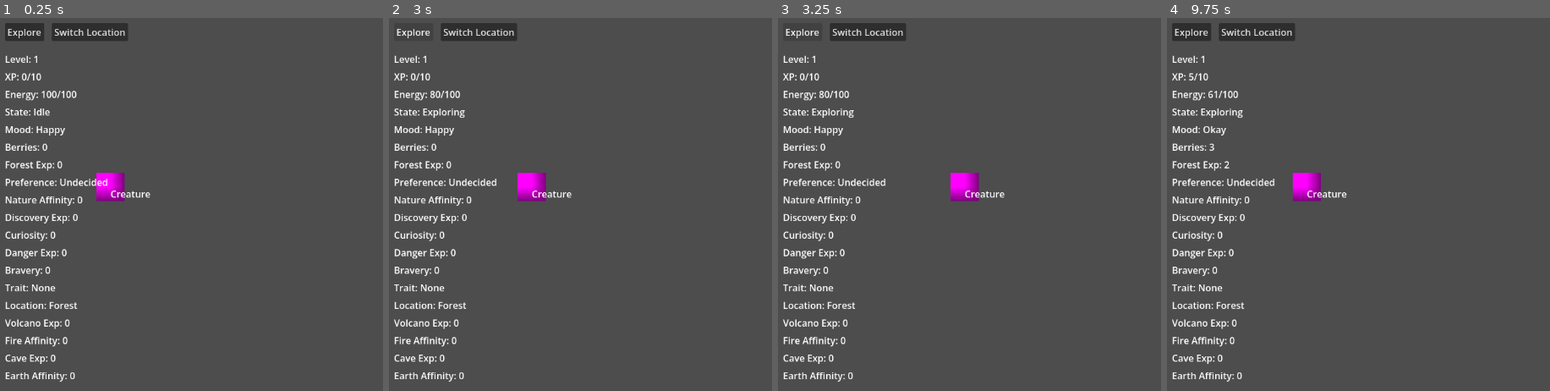
Above: before the commit, frames 1-4 (left to right).
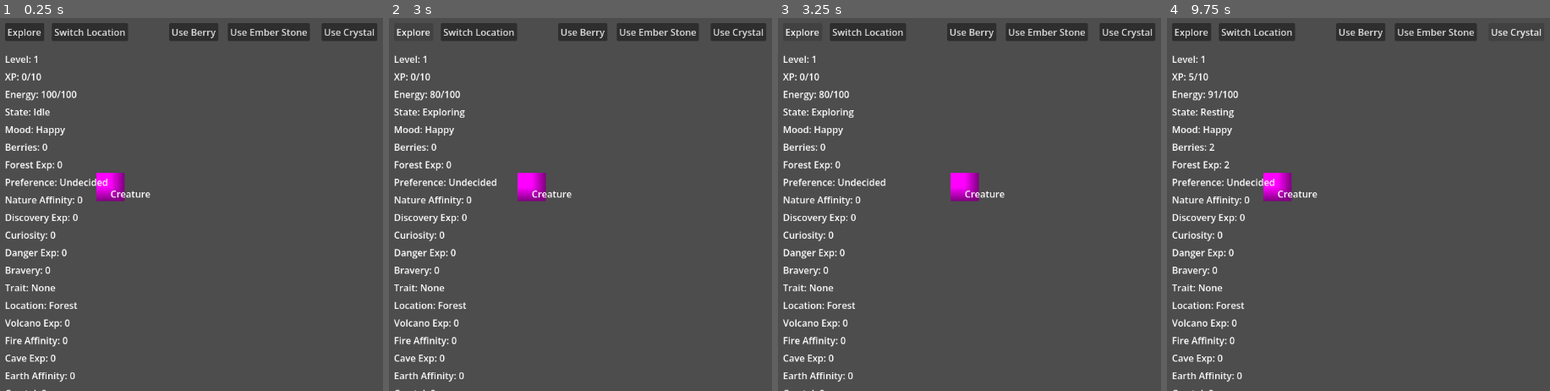
Above: after the commit, the same moments.

Repository: Radhika-15-Agarwal/CreatureGame
Game: Godot game, scene res://scenes/main.tscn
Two runs of this game, one before a commit and one after it. Both use one fixed random seed, a clock stepped at 60 frames per second and the inputs below.
Inputs (mouse positions are in pixels of both pictures, inside the frame that each line leads up to):
- Up to frame 1 (0.25 s): no input
- Up to frame 2 (3 s): click (584, 32) at 0.5 s, where only the run after the commit has a clickable "Use Berry"; click (657, 32) at 1.25 s, where only the run after the commit has a clickable "Use Ember Stone"; click (737, 32) at 2 s, where only the run after the commit has a clickable "Use Crystal"; click "Explore" at 2.75 s
- Up to frame 3 (3.25 s): no input
- Up to frame 4 (9.75 s): click "Explore" at 3.5 s; click (1362, 32) at 4.25 s, where only the run after the commit has a clickable "Use Berry"; click (1435, 32) at 5 s, where only the run after the commit has a clickable "Use Ember Stone"; click (1515, 32) at 5.75 s, where only the run after the commit has a clickable "Use Crystal"; click "Explore" at 6.5 s; click (1362, 32) at 7.25 s, where only the run after the commit has a clickable "Use Berry"; click (1435, 32) at 8 s, where only the run after the commit has a clickable "Use Ember Stone"; click (1515, 32) at 8.75 s, where only the run after the commit has a clickable "Use Crystal"; tap Enter at 9.5 s

The runs differ from the first frame. In frame 1, 2.1% of the frame differs, in the area x 1-99%, y 1-100%; in frame 2, 2.1%; in frame 3, 2.1%; in frame 4, 3.1%, in the area x 1-98%, y 1-100%.

Commit message:
Add item usage and inventory interactions

Diff:
--- a/scenes/main.tscn
+++ b/scenes/main.tscn
@@ -172,5 +172,43 @@
 offset_bottom = 633.0
 text = "Earth Affinity: 0"
 
+[node name="CrystalLabel" type="Label" parent="CanvasLayer" unique_id=1283610201]
+offset_left = 20.0
+offset_top = 640.0
+offset_right = 60.0
+offset_bottom = 663.0
+text = "Crystal: 0"
+
+[node name="EmberStoneLabel" type="Label" parent="CanvasLayer" unique_id=732455951]
+offset_left = 20.0
+offset_top = 670.0
+offset_right = 60.0
+offset_bottom = 693.0
+text = "Ember Stone: 0"
+
+[node name="UseBerryButton" type="Button" parent="CanvasLayer" unique_id=1178855698]
+offset_left = 300.0
+offset_top = 20.0
+offset_right = 384.0
+offset_bottom = 51.0
+text = "Use Berry"
+
+[node name="UseEmberStoneButton" type="Button" parent="CanvasLayer" unique_id=1299315584]
+offset_left = 400.0
+offset_top = 20.0
+offset_right = 540.0
+offset_bottom = 51.0
+text = "Use Ember Stone"
+
+[node name="UseCrystalButton" type="Button" parent="CanvasLayer" unique_id=1503624767]
+offset_left = 560.0
+offset_top = 20.0
+offset_right = 655.0
+offset_bottom = 51.0
+text = "Use Crystal"
+
 [connection signal="pressed" from="CanvasLayer/ExploreButton" to="." method="_on_explore_button_pressed"]
 [connection signal="pressed" from="CanvasLayer/LocationButton" to="." method="_on_location_button_pressed"]
+[connection signal="pressed" from="CanvasLayer/UseBerryButton" to="." method="_on_use_berry_button_pressed"]
+[connection signal="pressed" from="CanvasLayer/UseEmberStoneButton" to="." method="_on_use_ember_stone_button_pressed"]
+[connection signal="pressed" from="CanvasLayer/UseCrystalButton" to="." method="_on_use_crystal_button_pressed"]
--- a/scripts/creature.gd
+++ b/scripts/creature.gd
@@ -407,3 +407,26 @@
 
 func get_location_item():
 	return get_location_data()["item"]
+
+func use_item(item_name: String):
+	if get_item_count(item_name) <= 0:
+		return
+
+	inventory[item_name] -= 1
+
+	match item_name:
+		"Berry":
+			if energy >= max_energy:
+				inventory["Berry"] += 1
+				print("Energy Full!")
+				return
+			energy += 10
+			energy = min(energy, max_energy)
+
+		"Ember Stone":
+			gain_affinity("Fire", 1)
+
+		"Crystal":
+			gain_affinity("Earth", 1)
+
+	stats_changed.emit()
--- a/scripts/main.gd
+++ b/scripts/main.gd
@@ -63,3 +63,15 @@
 
 	cave_exp_label.text = "Cave Exp: %d" % creature.get_experience("Cave")
 	earth_affinity_label.text = "Earth Affinity: %d" % creature.get_affinity("Earth")
+
+
+func _on_use_berry_button_pressed() -> void:
+	creature.use_item("Berry")
+
+
+func _on_use_ember_stone_button_pressed() -> void:
+	creature.use_item("Ember Stone")
+
+
+func _on_use_crystal_button_pressed() -> void:
+	creature.use_item("Crystal")
